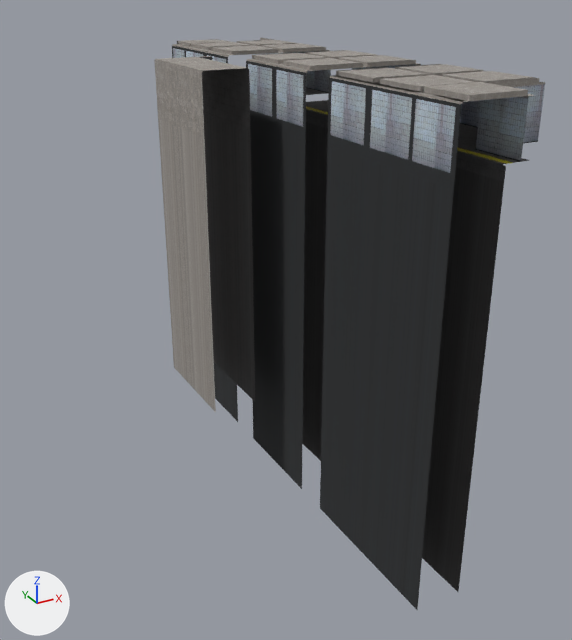
A saved change to the glTF model assets/model/models/Environment/modified/Metro_Pit/Metro.glb.
Both versions are drawn from a 50 mm lens placed at (-32.6, -77.5, 14.6), pointed at (4.8, -9.6, -19.3). Lighting does not change. The marker at lower left points along +X, +Y and +Z. The picture after the commit comes second. Where no turn or scale is listed for an object, it has been applied to the vertices.

In view in the first picture: 'St', 'St_01', 'St_02', 'St_05'.
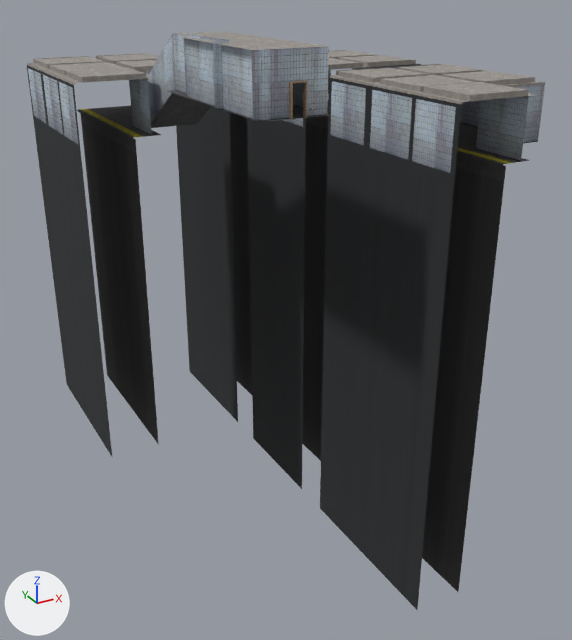
Pixel boxes [x1, y1, x2, y2] of what changed, in the pictures (572 x 640 px):
'SerwersP1_008', added: after [27, 31, 331, 456]
    faces in mat_tiles_002 (picture img_tiles): [77, 90, 331, 445]
    faces in mat_tile_tile_001 (picture img_tile_tile): [28, 33, 329, 144]
    faces in mat_metal_02_001 (picture img_metal_02): [27, 65, 112, 456]
    faces in mat_concretebare_001 (picture img_concretebare): [28, 31, 325, 85]
    faces in mat_tactilepaving_001 (picture img_tactilepaving): [80, 109, 144, 137]
'St_05', deleted: before [154, 56, 255, 412]
    faces in mat_concretebare_001 (picture img_concretebare): [154, 56, 246, 412]
    faces in mat_tiles_002 (picture img_tiles): [200, 56, 255, 401]
'Estruc.001', added: after [187, 34, 229, 110]
'SerwersP_008', added: after [289, 81, 307, 120]
'St', unchanged, uncovered by the edit: before [172, 37, 331, 422]; after [176, 50, 331, 422]

The change, as a list of edits to the scene's bpy script:
```text
Add img_brick_modern:
    img_brick_modern = load_image('brick_modern', '_unpacked/brick_modern', 256, 256, 'sRGB')
Add mat_brick_modern:
    mat_brick_modern = principled_material('brick_modern')
    mat_brick_modern.texture = img_brick_modern
    mat_brick_modern.roughness = 1.0
Add mat_tactilepaving_001:
    mat_tactilepaving_001 = principled_material('TactilePaving.001')
    mat_tactilepaving_001.texture = img_tactilepaving
    mat_tactilepaving_001.roughness = 1.0
Add mat_metal_02_001:
    mat_metal_02_001 = principled_material('metal_02.001')
    mat_metal_02_001.texture = img_metal_02
    mat_metal_02_001.roughness = 1.0
Add mat_tile_tile_001:
    mat_tile_tile_001 = principled_material('tile_tile.001')
    mat_tile_tile_001.texture = img_tile_tile
    mat_tile_tile_001.roughness = 1.0
Add me_serwersp_008:
    me_serwersp_008.from_pydata(...)  # 24 vertices, 40 faces; spans x -0.57..0.57, y -0.33..0.0, z -1.21..1.22
    me_serwersp_008.materials.append(mat_brick_modern)  # picture img_brick_modern
Add me_serwersp1_008:
    me_serwersp1_008.from_pydata(...)  # 396 vertices, 545 faces; spans x -9.7..3.6, y 0.6..38.6, z -37.5..2.6
    # faces by material slot: [220, 14, 79, 50, 182]
    me_serwersp1_008.materials.append(mat_tiles_002)  # picture img_tiles
    me_serwersp1_008.materials.append(mat_tactilepaving_001)  # picture img_tactilepaving
    me_serwersp1_008.materials.append(mat_tile_tile_001)  # picture img_tile_tile
    me_serwersp1_008.materials.append(mat_metal_02_001)  # picture img_metal_02
    me_serwersp1_008.materials.append(mat_concretebare_001)  # picture img_concretebare
Add me_estruc_001:
    me_estruc_001.from_pydata(...)  # 28 vertices, 28 faces; spans x -2.23..-0.85, y -3.35..5.76, z -3.11..3.11
    me_estruc_001.materials.append(mat_tile_tile_001)  # picture img_tile_tile
Remove ob_st_05:
    ob_st_05 = bpy.data.objects.new('St_05', me_st_01_001)
    ob_st_05.location = (3.7, -0.6, 3.7)
    ob_st_05.rotation_euler = (3.142, 0.0, -1.571)  # degrees (180, 0, -90)
    ob_st_05.scale = (-0.756, -0.756, -0.756)
Add ob_serwersp_008:
    ob_serwersp_008 = bpy.data.objects.new('SerwersP_008', me_serwersp_008)
    ob_serwersp_008.location = (-5.6, -30.0, 6.7)
Add ob_serwersp1_008:
    ob_serwersp1_008 = bpy.data.objects.new('SerwersP1_008', me_serwersp1_008)
    ob_serwersp1_008.location = (-5.7, -31.0, 7.5)
Add ob_estruc_001:
    ob_estruc_001 = bpy.data.objects.new('Estruc.001', me_estruc_001)
    ob_estruc_001.location = (-9.6, -21.9, 7.9)
    ob_estruc_001.rotation_euler = (3.142, 0.0, 0.0)  # degrees (180, 0, 0)
    ob_estruc_001.scale = (-0.756, -0.756, -0.756)
```
